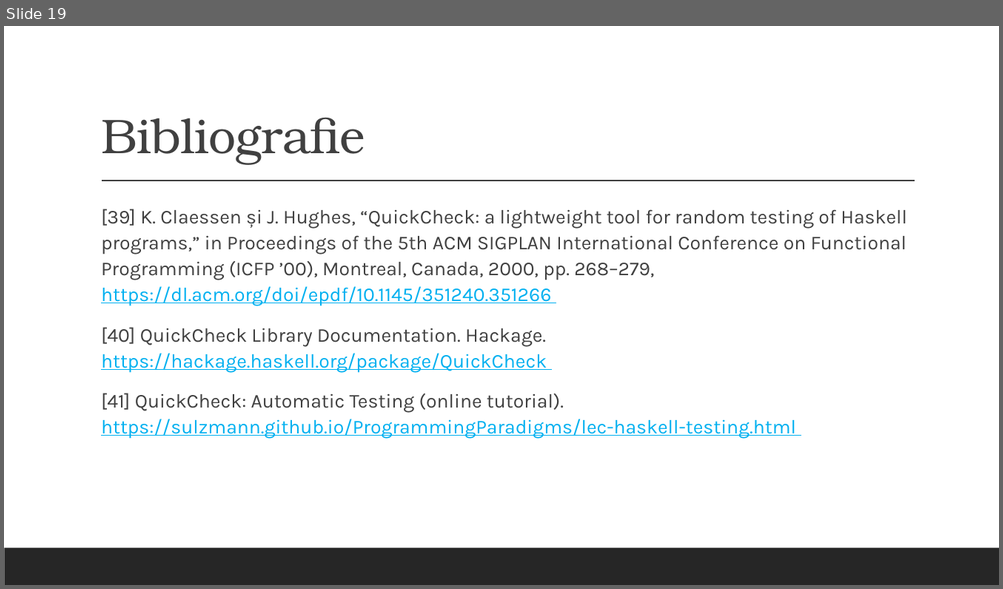
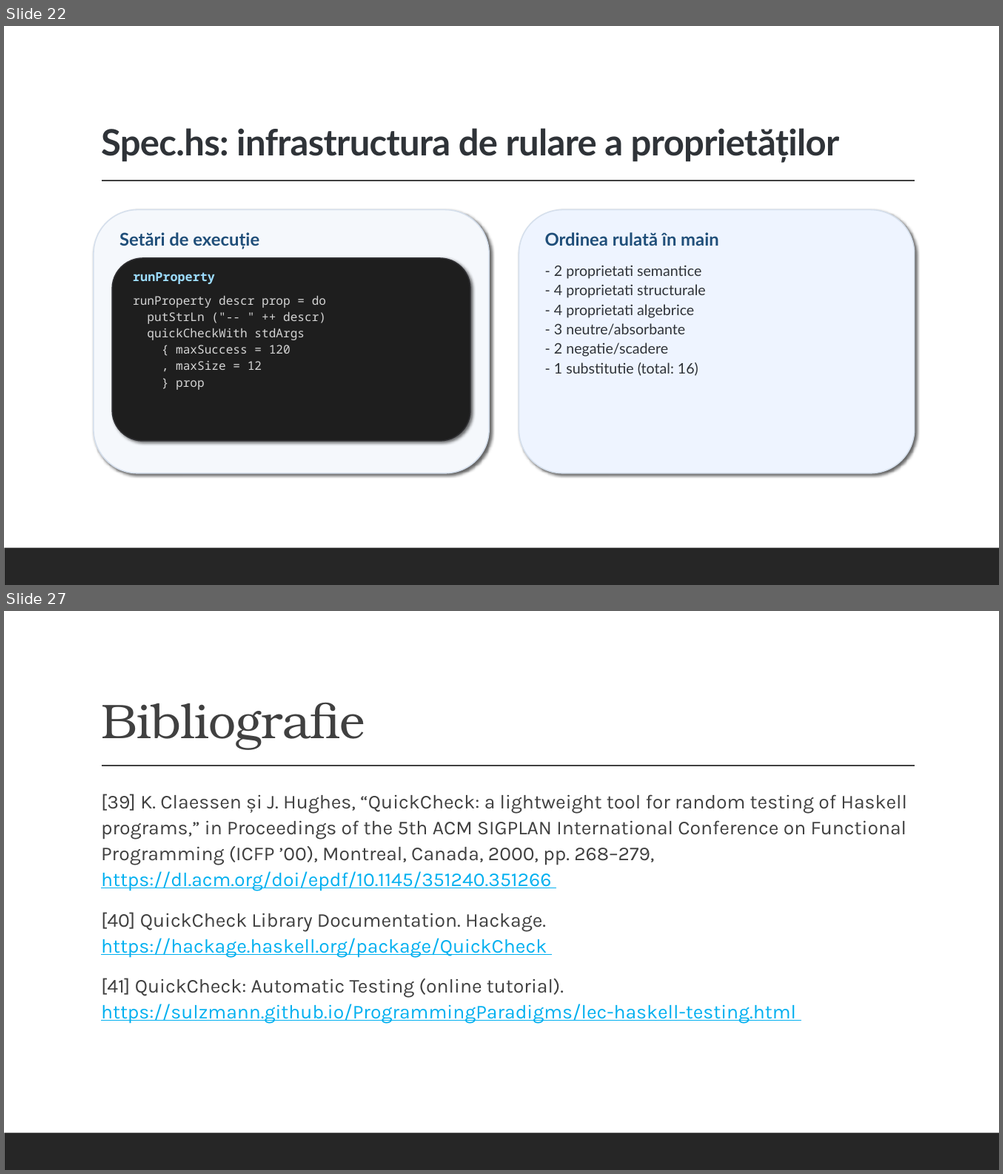
Before and after one commit to alexandrunite/MFIS_Project, a slide deck: Testarea property-based folosind QuickCheck.pptx. Shown one above the other, each under a label of ours: slide 19 before the commit, slides 22 and 27 after it; the slides between them are not shown. The pictures are 1003x589 and 1003x1174 pixels, drawn with LibreOffice and Linux fonts; fonts in the diff are those of the drawing. Boxes give left, top, right and bottom in pixels: in the first picture for what was removed or moved away, otherwise in the second. Text is boxed around its words. In the diff, an @@ line names an element or a change of style, - is before the commit and + after.

```diff
--- a/Testarea property-based folosind QuickCheck.pptx
+++ b/Testarea property-based folosind QuickCheck.pptx
@@ slide 22 added at [4,26,999,585], background #FFFFFF; not listed: 2 template elements that a slide beside it also shows @@
@@ title added at [101,128,839,163], 35 pt, text #2F3338, bold @@
+Spec.hs: infrastructura de rulare a proprietăților
@@ rounded rectangle added at [94,210,489,474], fill #F5F8FC, outline #D5DFEC 1.1 pt @@
@@ rounded rectangle added at [519,210,914,474], fill #EEF4FF, outline #D5DFEC 1.1 pt @@
@@ text added at [119,232,259,249], 17 pt, text #1F4E79, bold @@
+Setări de execuție
@@ text added at [545,232,719,246], 17 pt, text #1F4E79, bold @@
+Ordinea rulată în main
@@ rounded rectangle added at [112,258,470,441], fill #1E1E1E, outline #2D2D30 1.1 pt @@
@@ text added at [554,265,706,376], 14 pt, text #2F3338 @@
+- 2 proprietati semantice
+- 4 proprietati structurale
+- 4 proprietati algebrice
+- 3 neutre/absorbante
+- 2 negatie/scadere
+- 1 substitutie (total: 16)
@@ text added at [133,272,215,284], 12 pt, text #9CDCFE, bold @@
+runProperty
@@ text added at [133,295,326,390], 11.5 pt, text #D4D4D4 @@
+runProperty descr prop = do
+putStrLn ("-- " ++ descr)
+quickCheckWith stdArgs
+{ maxSuccess = 120
+, maxSize = 12
+} prop
@@ what was slide 19 is now slide 27 @@
```
Also in this commit, not shown: 2 slides changed, 7 other slides added, 1 other file.
